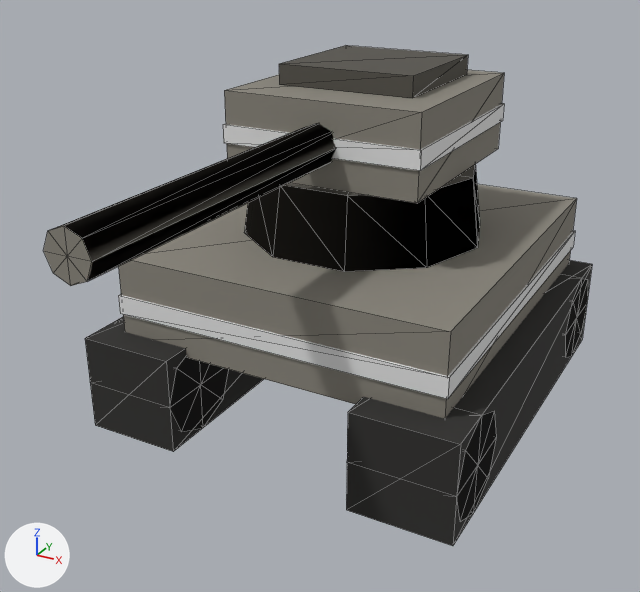
Two versions of the glTF model assets/dist/dweller_robot_sentinel/lod2.glb, one commit apart.
Rendered twice from a 50 mm lens placed at (3.85, -7.95, 4.88), pointed at (0.08, -1.1, 1.46). The axes (+X, +Y, +Z) are drawn at lower left. The lights are the same throughout. The picture after the commit comes second. Mesh edges are drawn as thin lines. Vertices at exactly the same position are counted once.

In view in the first picture: 'dweller_robot_sentinel'.
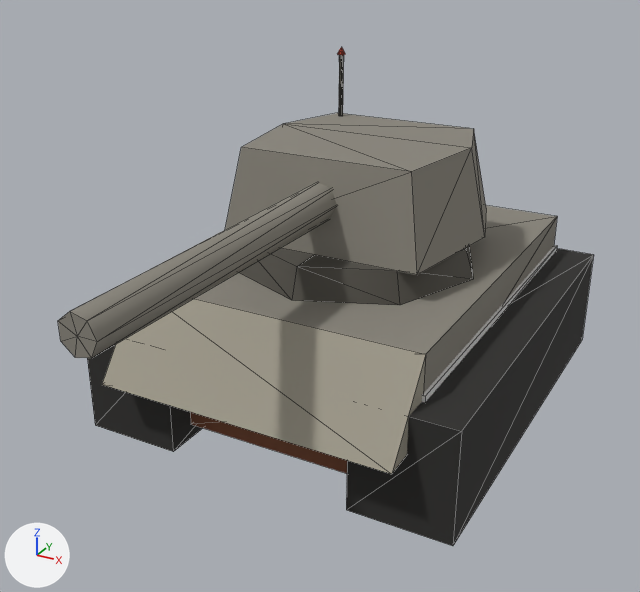
The change, as a diff of the scene's bpy script:
```diff
--- a/assets/dist/dweller_robot_sentinel/lod2.glb.py
+++ b/assets/dist/dweller_robot_sentinel/lod2.glb.py
@@ mat_rust_metal @@
+mat_rust_metal = principled_material('rust_metal')
+mat_rust_metal.base_color = (0.195, 0.0704, 0.0343)  # brown #7a4b34
+mat_rust_metal.roughness = 1.0
@@ mat_lens_red @@
+mat_lens_red = principled_material('lens_red')
+mat_lens_red.base_color = (0.658, 0.0595, 0.0284)  # red #d4452f
+mat_lens_red.roughness = 1.0
@@ mat_metal_light @@
+mat_metal_light = principled_material('metal_light')
+mat_metal_light.base_color = (0.361, 0.337, 0.27)  # grey #a29d8e
+mat_metal_light.roughness = 1.0
@@ me_dweller_robot_sentinel @@
 # used by ob_dweller_robot_sentinel; location = (0.0, 0.0, 0.0)
-me_dweller_robot_sentinel.from_pydata(...)  # 170 vertices, 284 faces; spans x -1.95..1.95, y -4.2..2.2, z 0.0..3.5
+me_dweller_robot_sentinel.from_pydata(...)  # 108 vertices, 176 faces; spans x -1.95..1.95, y -4.2..2.2, z 0.0..3.5
+# me_dweller_robot_sentinel part 1: a new loose piece, a 7-sided cut cone along y (radius 0.17 at the low end, 0.19 at the high end) spanning x -0.17..0.19, y -4.2..-0.4, z 2.16..2.54, in mat_metal (grey #8a867c)
+# me_dweller_robot_sentinel part 2: a new loose piece, an 8-sided cut cone along z (radius 1.3 at the low end, 1.2 at the high end) spanning x -1.3..1.3, y -1.5..1.1, z 1.55..1.85, in mat_metal_dark (dark grey #56534c)
+# me_dweller_robot_sentinel part 3: a new loose piece, a 5-sided cylinder along z spanning x -0.72..-0.675, y 0.776..0.824, z 2.75..3.45, in mat_metal_dark (dark grey #56534c)
+# me_dweller_robot_sentinel part 4: a new loose piece, a box spanning x -1.53..1.53, y -1.93..2.13, z 1.05..1.18, in mat_team_trim (white #e7e7e7)
+# me_dweller_robot_sentinel part 5: the loose piece of 24 vertices spanning x -1.25..1.25, y -1.19..1.19, z 1.8..2.5 is rebuilt with 12 vertices and now spans x -1.25..1.25, y -1.05..1.1, z 1.85..2.75, in mat_metal (grey #8a867c)
+# me_dweller_robot_sentinel part 6: the loose piece of 8 vertices spanning x -1.7..1.7, y -1.9..2.1, z 0.9..1.8 is rebuilt with 10 vertices and now spans x -1.5..1.5, y -2.5..2.1, z 0.75..1.55
+# me_dweller_robot_sentinel part 7: 9 loose pieces with 122 vertices, spanning x -1.95..1.95, y -4.2..2.2, z 0.0..3.5, are deleted
+# me_dweller_robot_sentinel part 8
+# 8 vertices are removed from x -1.95..1.95, y -2.2..2.2, z 1.0
+# 20 faces are deleted
+# 8 vertices are added at x -0.95..0.95, y -1.9..2.1, z 0.15..0.85
+# 8 new vertices lie (0.0, 0.0, 1.12) away from vertices in x -1.95..1.95, y -2.2..2.2, z 0.0
+# 20 new faces join them, mat_rubber (black #2e2d2b)
+# 10 new faces join them, mat_rust_metal (brown #7a4b34)
+# other edits to the shape of me_dweller_robot_sentinel do not show in these pictures
 me_dweller_robot_sentinel.materials.append(mat_metal)
@@ me_dweller_robot_sentinel @@
 me_dweller_robot_sentinel.materials.append(mat_team_trim)
+me_dweller_robot_sentinel.materials.append(mat_lens_red)  # red #d4452f
+me_dweller_robot_sentinel.materials.append(mat_metal_light)  # grey #a29d8e
+me_dweller_robot_sentinel.materials.append(mat_rust_metal)  # brown #7a4b34
```

What differs and where, as boxes [x1, y1, x2, y2] in the pictures (640 x 592 px; the box of a moved part takes in the faces that stretch with it):
'dweller_robot_sentinel', reshaped
    before: [43, 45, 592, 546]
    after: [58, 47, 593, 546]
part 1 of me_dweller_robot_sentinel, added
    after: [58, 182, 337, 358]
part 2 of me_dweller_robot_sentinel, added
    after: [238, 246, 474, 305]
part 3 of me_dweller_robot_sentinel, added
    after: [339, 55, 344, 116]
part 4 of me_dweller_robot_sentinel, added (mostly hidden)
    after: [422, 245, 557, 402]
part 5 of me_dweller_robot_sentinel, rebuilt
    before: [244, 164, 480, 272]
    after: [225, 113, 486, 275]
part 6 of me_dweller_robot_sentinel, rebuilt (15% taller)
    before: [118, 184, 577, 418]
    after: [102, 205, 557, 474]
part 7 of me_dweller_robot_sentinel, deleted
    before: [43, 45, 588, 522]
part 8 of me_dweller_robot_sentinel, moved or reshaped
    before: [85, 260, 592, 546]
    after: [87, 248, 593, 546]
